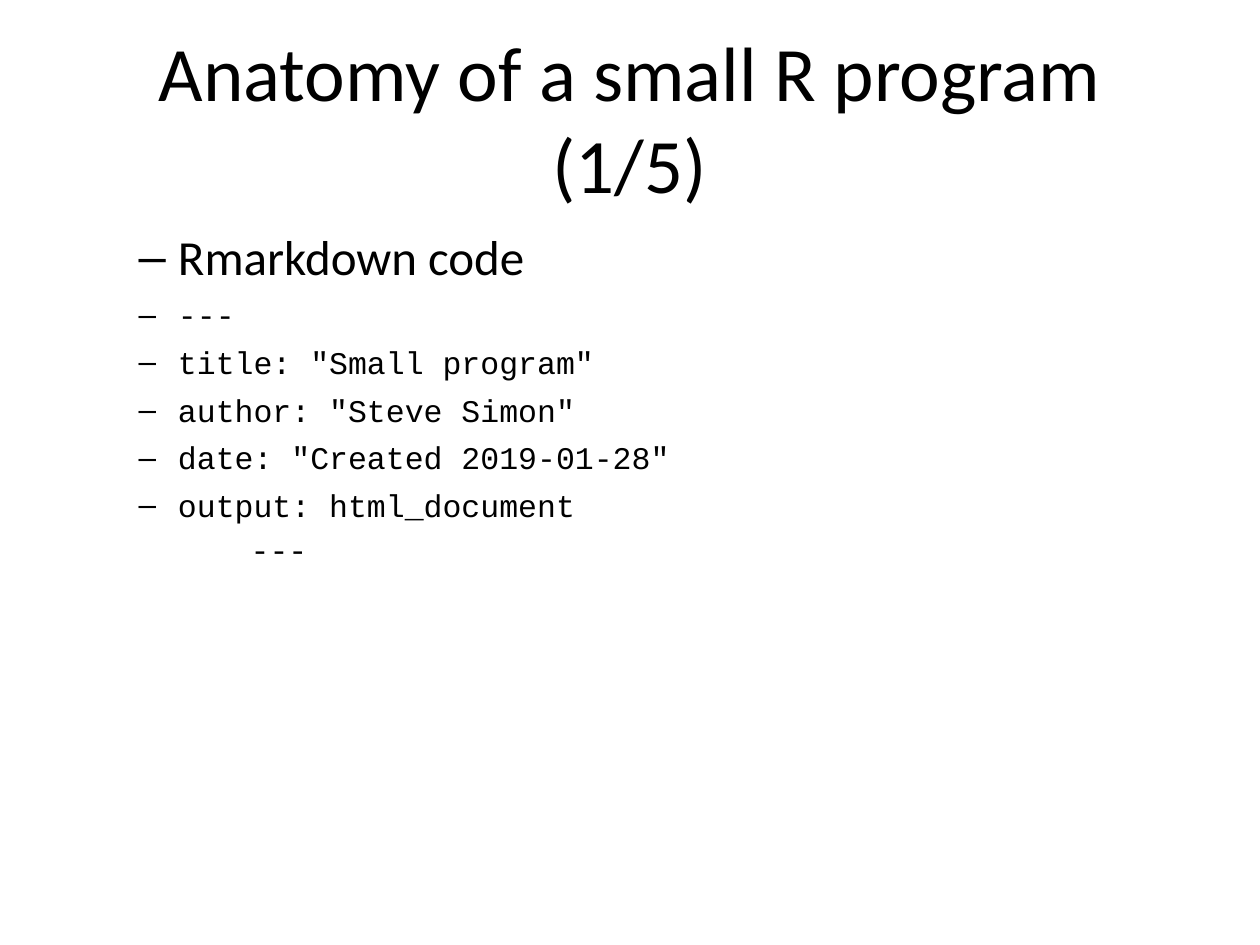
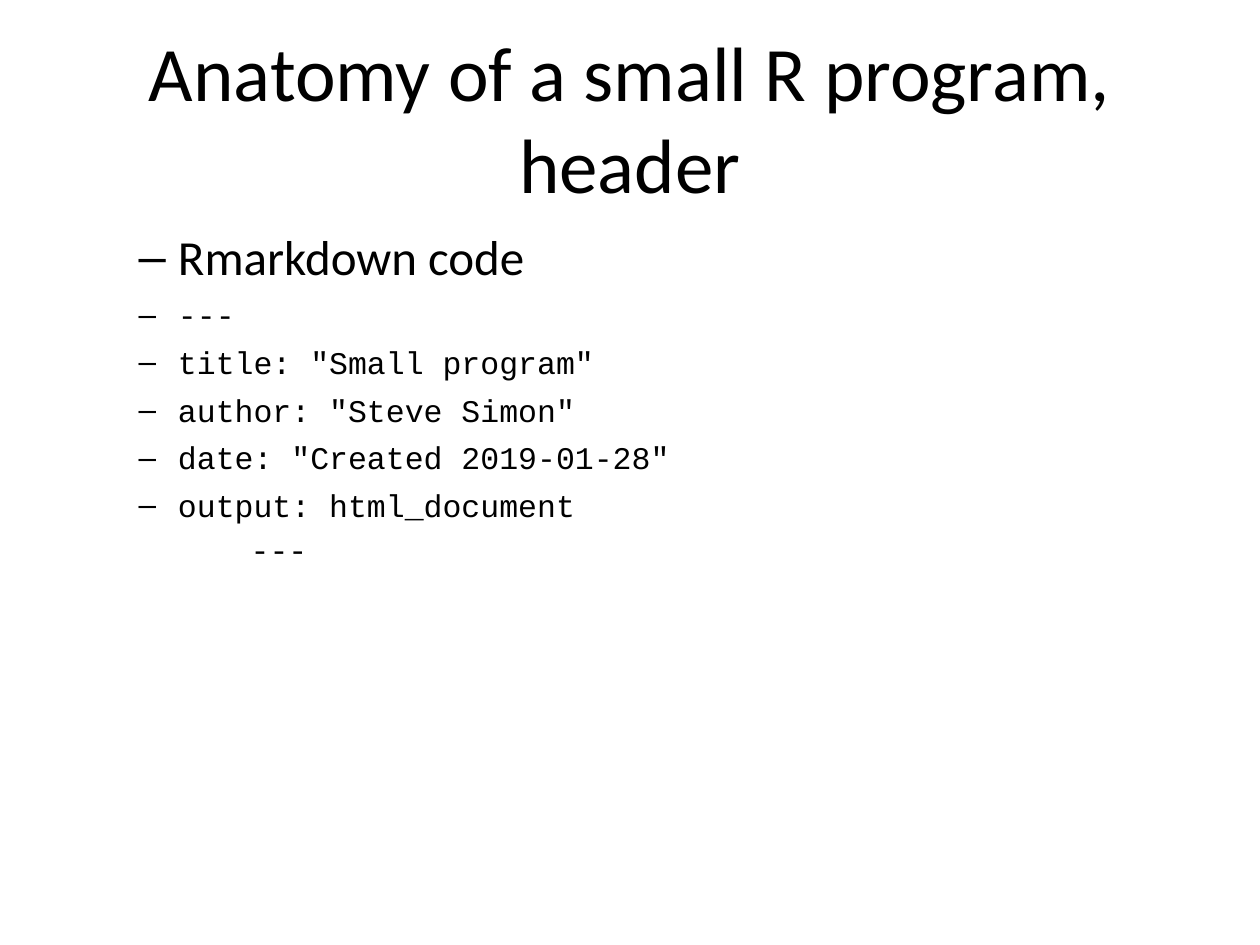
Before and after one commit to pmean/introduction-to-r, a slide deck: slide 9 of part1/src/slides.pptx (slide 8 before the commit). Drawn at 1260x945 pixels with LibreOffice and Linux fonts; fonts in the diff are those of the drawing. Boxes give left, top, right and bottom in pixels: in the first picture for what was removed or moved away, otherwise in the second. Text is boxed around its words. In the diff, an @@ line names an element or a change of style, - is before the commit and + after.

```diff
--- a/part1/src/slides.pptx
+++ b/part1/src/slides.pptx
@@ title at bbox=[149, 47, 1110, 194]: text changed @@
-Anatomy of a small R program (1/5)
+Anatomy of a small R program, header
```
Also in this commit, not shown: 8 other slides changed, 8 slides added, 3 slides removed, 11 other files.
